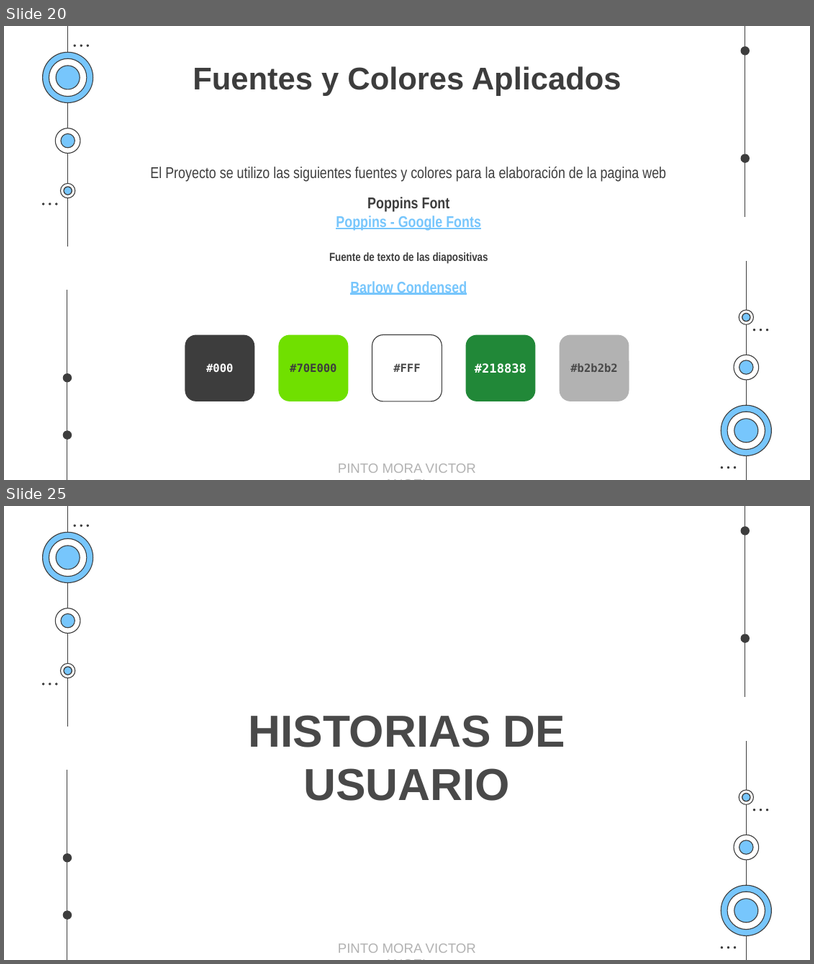
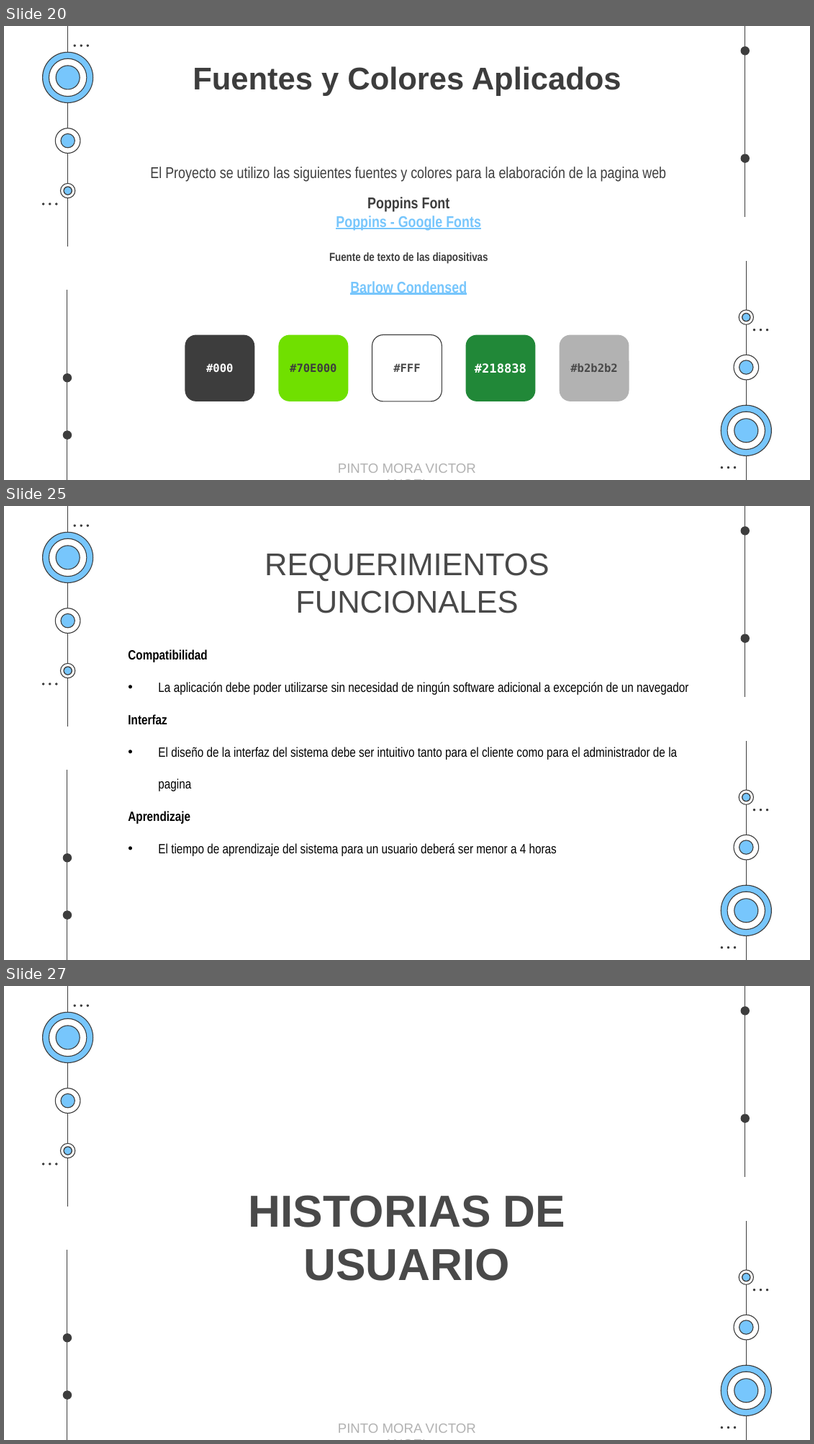
Before and after one commit to EgCooper/Mxt-Technology, a slide deck: Documentacion/Mxt-Technology Presentacion.pptx. Shown one above the other, each under a label of ours: slides 20 and 25 before the commit, slides 20, 25 and 27 after it; the slides between them are not shown. The pictures are 814x964 and 814x1444 pixels, drawn with LibreOffice and Linux fonts; fonts in the diff are those of the drawing. Boxes give left, top, right and bottom in pixels: in the first picture for what was removed or moved away, otherwise in the second. Text is boxed around its words. In the diff, an @@ line names an element or a change of style, - is before the commit and + after.

```diff
--- a/Documentacion/Mxt-Technology Presentacion.pptx
+++ b/Documentacion/Mxt-Technology Presentacion.pptx
@@ slide 25 added at [4,506,810,960], background #FFFFFF; not listed: 48 template elements that a slide beside it also shows @@
@@ title added at [265,553,549,613], 28 pt, text #494949 @@
+REQUERIMIENTOS FUNCIONALES
@@ text added at [128,649,689,856], 12 pt, text #000000 @@
+Compatibilidad
+• La aplicación debe poder utilizarse sin necesidad de ningún software adicional a excepción de un navegador
+Interfaz
+• El diseño de la interfaz del sistema debe ser intuitivo tanto para el cliente como para el administrador de la pagina
+Aprendizaje
+• El tiempo de aprendizaje del sistema para un usuario deberá ser menor a 4 horas
@@ what was slide 25 is now slide 27 @@
```
Also in this commit, not shown: 5 slides changed, 3 other slides added.
